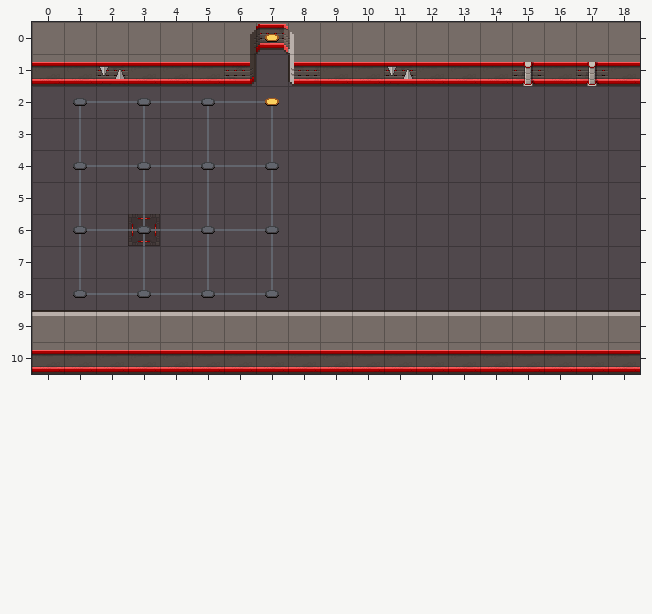
Two states of a Tiled map, cocos/Code/assets/resources/map/map_3-1-E-3.tmx. This is how it looked before the edit.
Cells are 32x32 px. Shown: x 0..18, y 0..10.
And afterwards:
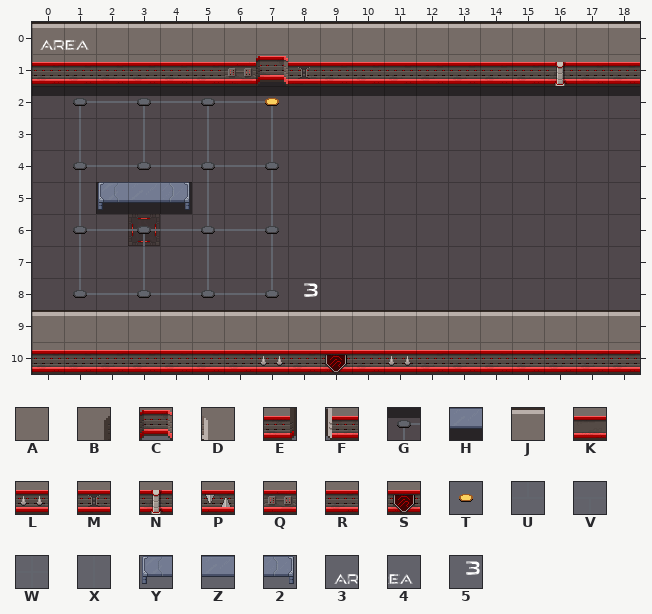
Key: from "alien_spaceship_tileset2": A 0, B 1, C 2, D 3, E 11, F 13, G 21, H 35, J 52, K 100, L 102, M 103, N 104, P 105, Q 107, R 110, S 115, T 157, U 158, V 158 turned 180, W 168, X 178; from "scifi_items": Y 72, Z 73, 2 74; from "scifi_tileset_01": 3 150, 4 151, 5 155.
_ is an empty cell.
Tiles of an added or newly shown layer are drawn over the layers below it.
See-through tiles are keyed as they look on the map.
Diff:
Layer "s" (added):
There is now tile G in row 2 at x 0 to 18.
There is now tile H in row 1 at x 7; in row 5 at x 2 to 4.
Layer "wall":
There is now tile C in row 1 at x 7.
The edit turns tile A into tile J in row 0 at x 0 to 5 and 9 to 18.
The edit turns tile B into tile J in row 0 at x 6.
The edit turns tile C into tile J in row 0 at x 7.
The edit turns tile D into tile J in row 0 at x 8.
The edit turns tile K into tile L in row 10 at x 7 and 11.
The edit turns tile F into tile M in row 1 at x 8.
The edit turns tile K into tile N in row 1 at x 16.
The edit turns tile E into tile Q in row 1 at x 6.
There is now tile R in row 1 at x 2, 11, 15 and 17.
The edit turns tile K into tile R in row 1 at x 0 to 1, 3 to 5, 9 to 10, 12 to 14 and 18; in row 10 at x 0 to 6, 8, 10 and 12 to 18.
The edit turns tile K into tile S in row 10 at x 9.
Layer "p" (added):
There is now tile 2 in row 5 at x 4.
There is now tile 3 in row 0 at x 0.
There is now tile 4 in row 0 at x 1.
There is now tile 5 in row 8 at x 8.
There is now tile Y in row 5 at x 2.
There is now tile Z in row 5 at x 3.
Layer "line":
The edit turns tile W into tile U in row 4 at x 3.
The edit turns tile W into tile V in row 6 at x 3.
The edit erases tile N in row 1 at x 15 and 17.
The edit erases tile P in row 1 at x 2 and 11.
The edit erases tile X in row 5 at x 3.
Layer "point":
The edit erases tile T in row 0 at x 7.
Changed places in both pictures, as pixel boxes (x1, y1, x2, y2):
changed: (32, 22, 640, 96)
changed: (96, 170, 192, 226)
added: (304, 283, 318, 297)
changed: (32, 353, 640, 373)
